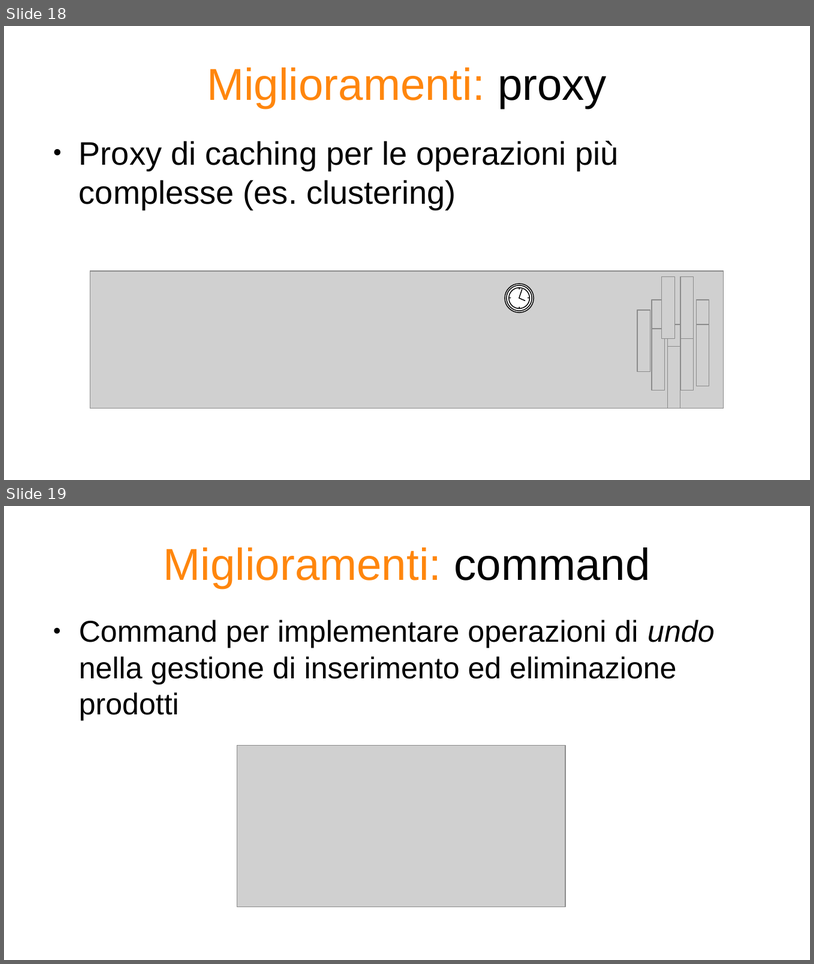
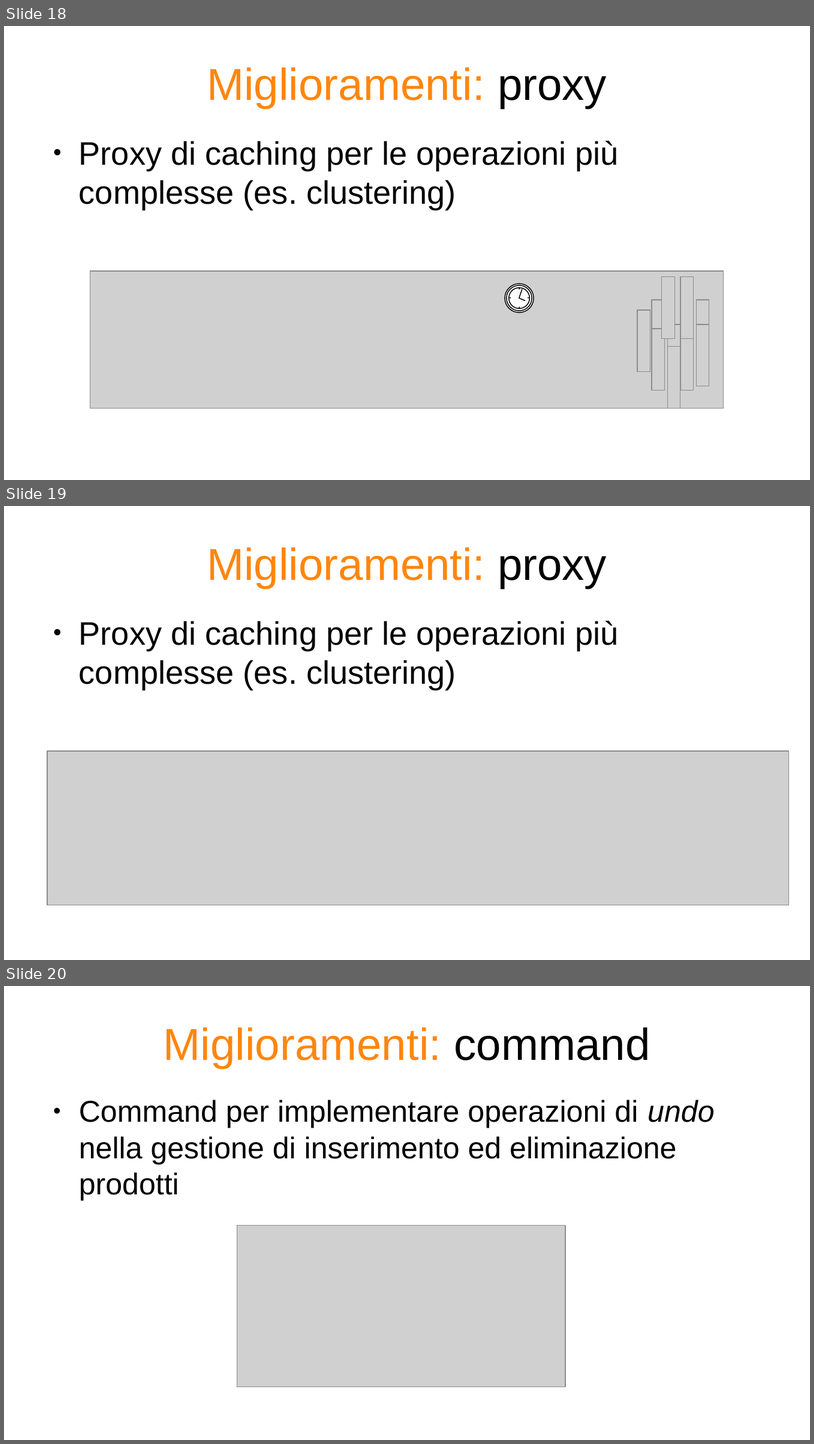
Before and after one commit to StefanoVerrilli/Pezzotammazon, a slide deck: Presentazione/Presentazione progetto.odp. Shown one above the other, each under a label of ours: slides 18 and 19 before the commit, slides 18, 19 and 20 after it. The pictures are 814x964 and 814x1444 pixels, drawn with LibreOffice and Linux fonts; fonts in the diff are those of the drawing; grey boxes stand for pictures. Boxes give left, top, right and bottom in pixels: in the first picture for what was removed or moved away, otherwise in the second. Text is boxed around its words. In the diff, an @@ line names an element or a change of style, - is before the commit and + after.

Commit message:
Modifiche presentazione

```diff
--- a/Presentazione/Presentazione progetto.odp
+++ b/Presentazione/Presentazione progetto.odp
@@ slide 19 added at [4, 506, 810, 960], background #FFFFFF @@
@@ title added at [207, 547, 607, 588], 44 pt, text #FF860D @@
+Miglioramenti: proxy
@@ text added at [79, 621, 619, 689], 32 pt, text #000000 @@
+● Proxy di caching per le operazioni più complesse (es. clustering)
@@ picture added at [47, 751, 790, 905] @@
@@ what was slide 19 is now slide 20 @@
```
Also in this commit, not shown: 1 other file.
